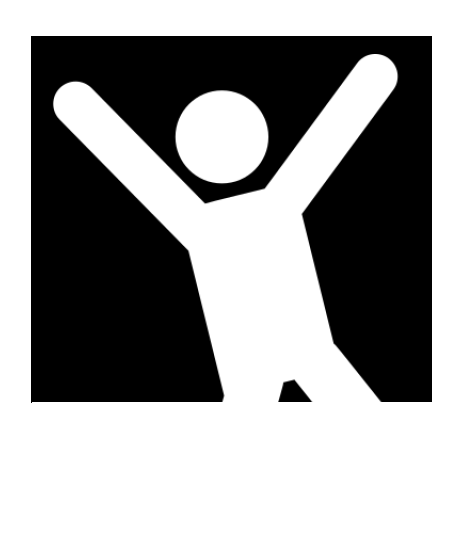
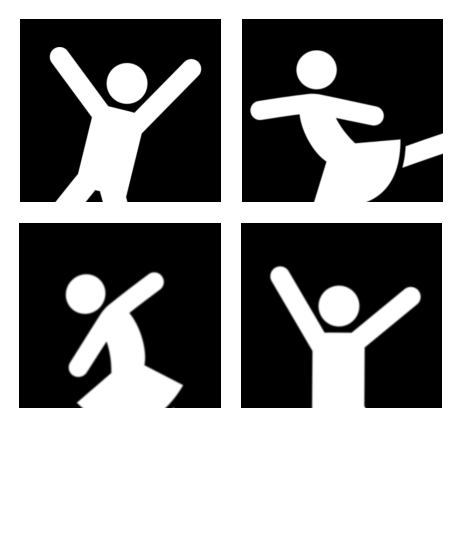
The second w=463, h=538 image is a revision of the first. Changes to its layers:
hid group "layout1" (5 layers) over box(19, 19, 443, 408)
showed group "layout4" (8 layers) over box(19, 19, 443, 408)
